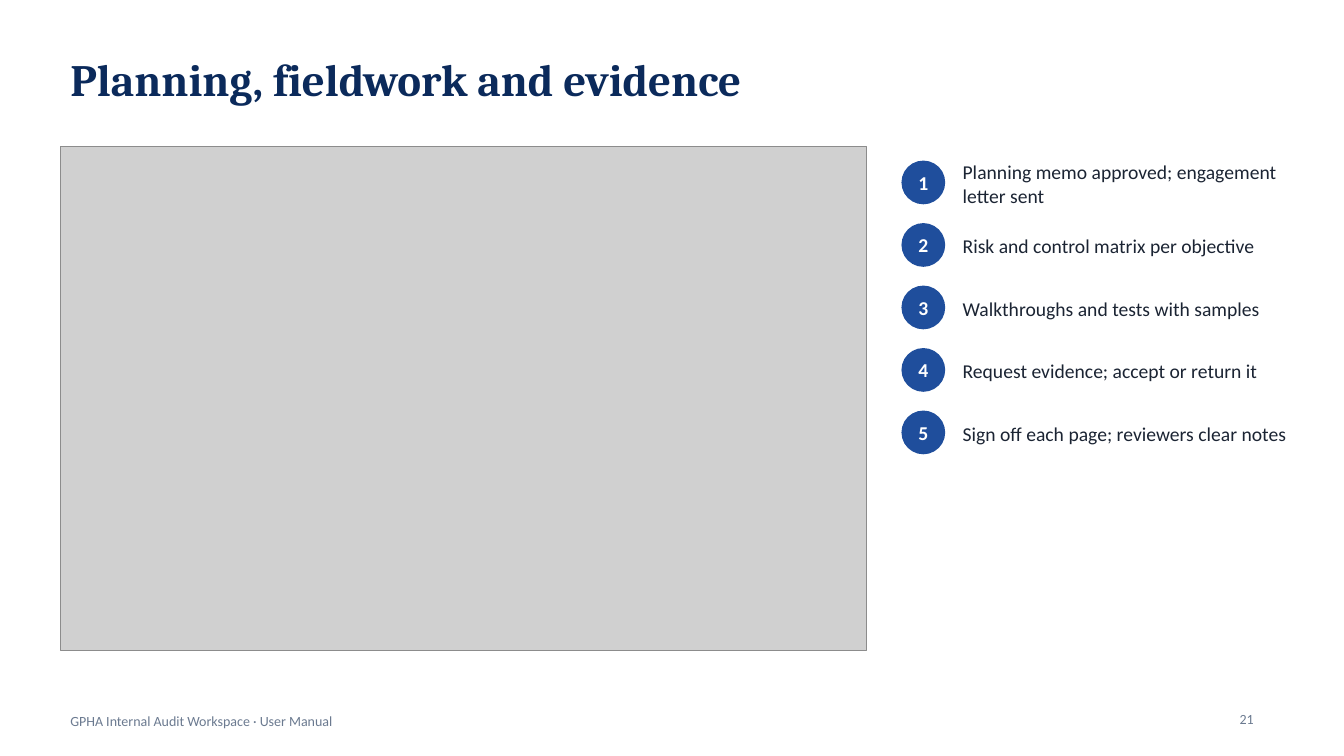
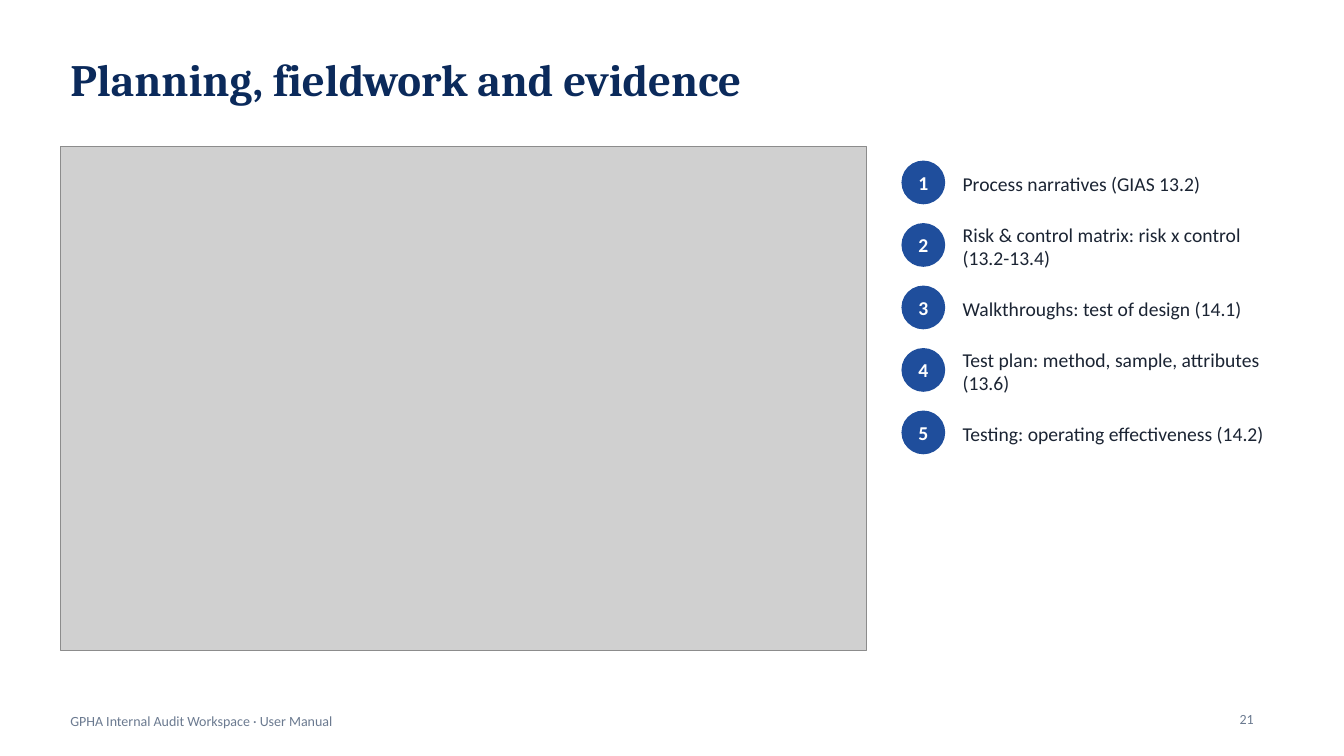
Before and after one commit to kotcdw/GPHAIAWORKSPACE, a slide deck: slide 21 of docs/Usermanual.pptx. Drawn at 1344x756 pixels with LibreOffice and Linux fonts; fonts in the diff are those of the drawing; grey boxes stand for pictures. Boxes give left, top, right and bottom in pixels: in the first picture for what was removed or moved away, otherwise in the second. Text is boxed around its words. In the diff, an @@ line names an element or a change of style, - is before the commit and + after.

```diff
--- a/docs/Usermanual.pptx
+++ b/docs/Usermanual.pptx
@@ text at (963, 177, 1200, 194): text changed @@
-Planning memo approved; engagement letter sent
+Process narratives (GIAS 13.2)
@@ text at (963, 228, 1241, 268): text changed @@
-Risk and control matrix per objective
+Risk & control matrix: risk x control (13.2-13.4)
@@ text at (963, 302, 1242, 320): text changed @@
-Walkthroughs and tests with samples
+Walkthroughs: test of design (14.1)
@@ text at (963, 353, 1259, 393): text changed @@
-Request evidence; accept or return it
+Test plan: method, sample, attributes (13.6)
@@ text at (963, 427, 1264, 445): text changed @@
-Sign off each page; reviewers clear notes
+Testing: operating effectiveness (14.2)
```
Also in this commit, not shown: 1 other slide changed, 16 other files.
